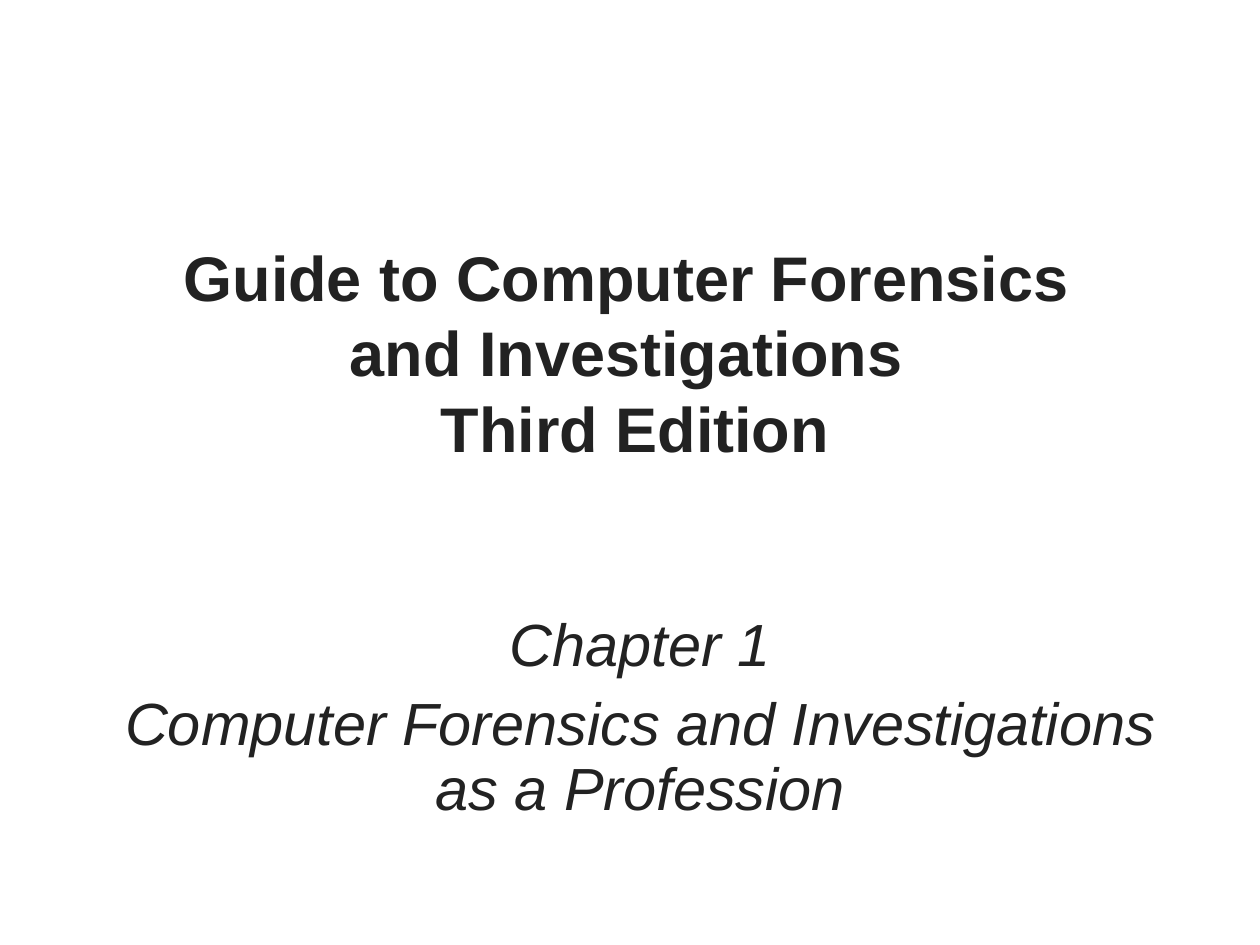
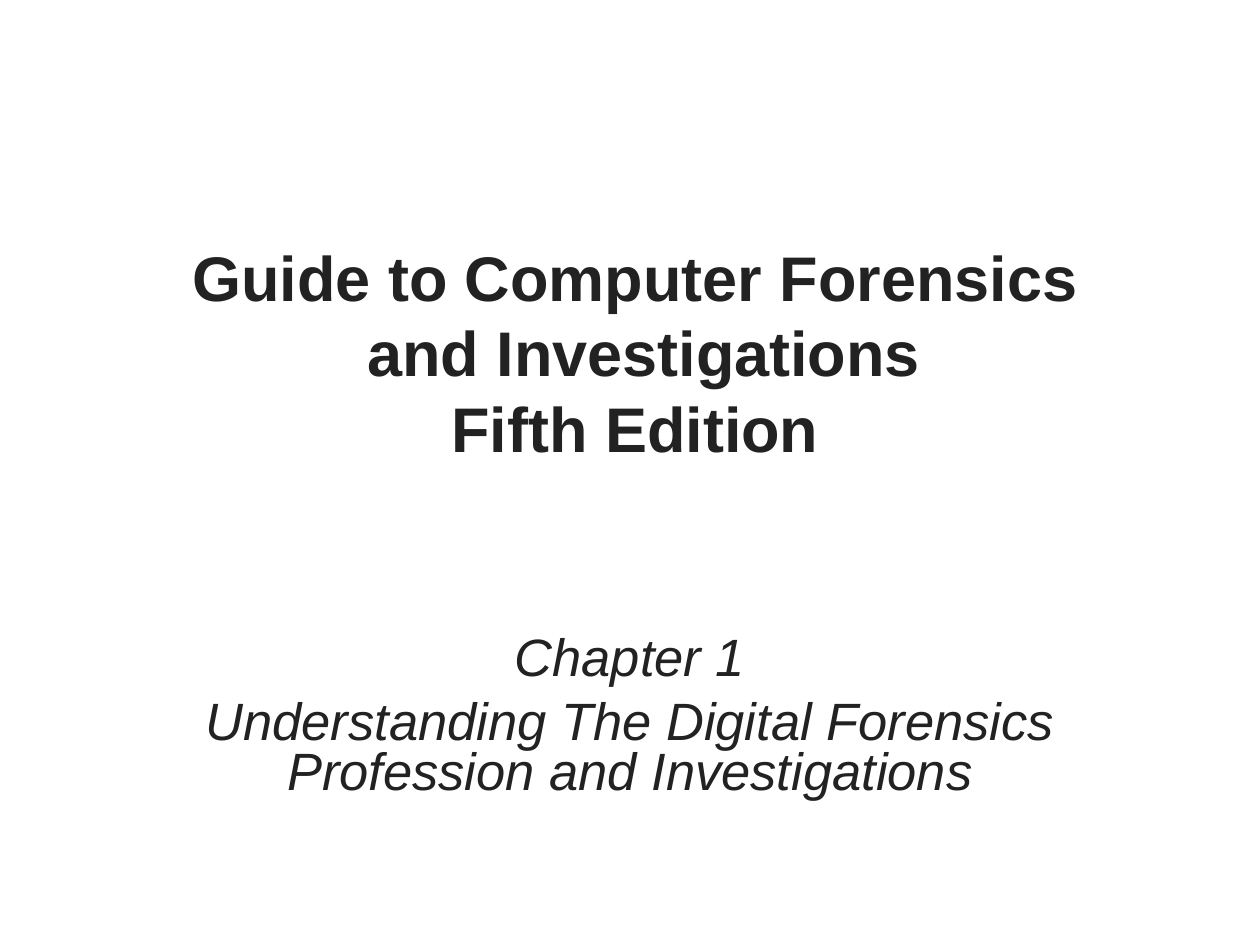
Before and after one commit to Emadalsuwat/emadalsuwat.github.io, a slide deck: slide 1 of computerforensics/Chapter1.ppt. Drawn at 1260x945 pixels with LibreOffice and Linux fonts; fonts in the diff are those of the drawing; background and template pictures are left out. Boxes give left, top, right and bottom in pixels: in the first picture for what was removed or moved away, otherwise in the second. Text is boxed around its words. In the diff, an @@ line names an element or a change of style, - is before the commit and + after.

```diff
--- a/computerforensics/Chapter1.ppt
+++ b/computerforensics/Chapter1.ppt
@@ title at [192,255,1077,453]: text changed @@
-Guide to Computer Forensics
-and Investigations
-Third Edition
+Guide to Computer Forensics
+and Investigations
+Fifth Edition
@@ subtitle "Chapter 1": place and size @@
-subtitle "Chapter 1" at [125,623,1155,811]
+subtitle "Chapter 1" at [205,638,1053,801]
@@ subtitle at [515,638,745,687]: size 34 to 30 pt in "Chapter 1"; line spacing 0.9 to 0.8; less space between paragraphs @@
@@ subtitle at [205,702,1053,801]: text changed; size 34 to 30 pt @@
-Computer Forensics and Investigations as a Profession
+Understanding The Digital Forensics Profession and Investigations
```
Also in this commit, not shown: 5 other slides changed, 76 slides added, 33 slides removed, 19 other files.
